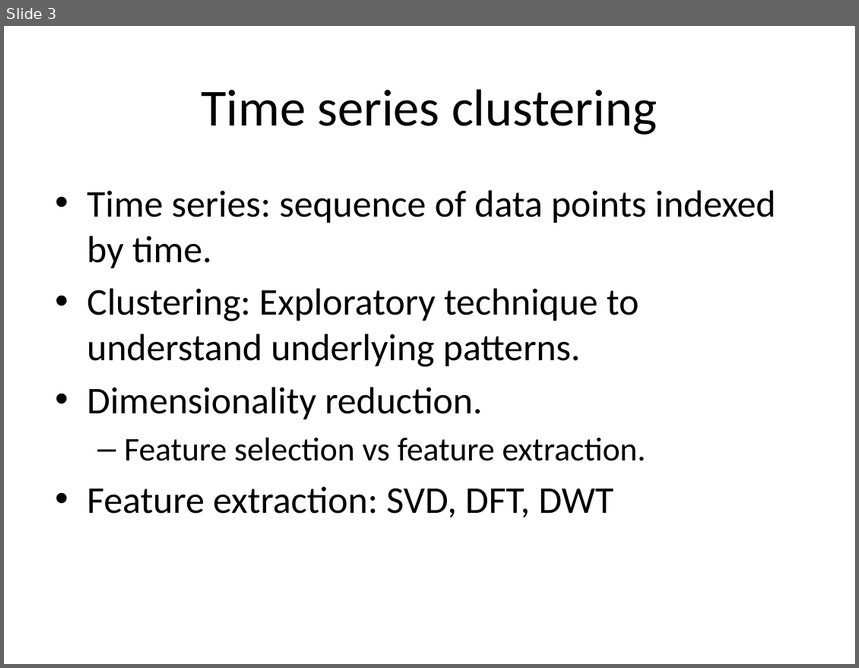
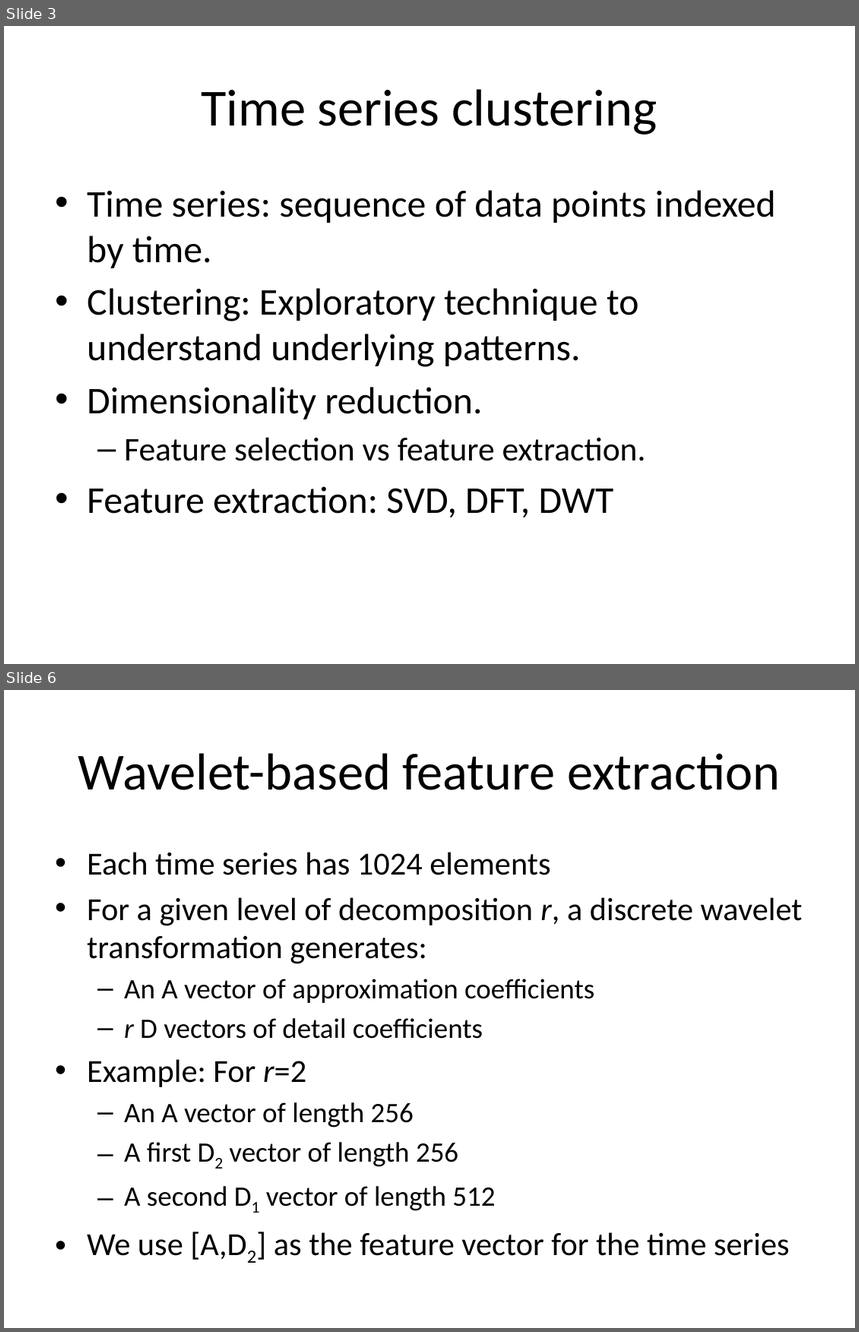
Before and after one commit to SsureyMoon/Ucsc-clustering, a slide deck: presentation/WaveletBasedClusteringOfTimeSeries.pptx. Shown one above the other, each under a label of ours: slide 3 before the commit, slides 3 and 6 after it; the slides between them are not shown. The pictures are 859x668 and 859x1332 pixels, drawn with LibreOffice and Linux fonts; fonts in the diff are those of the drawing. Boxes give left, top, right and bottom in pixels: in the first picture for what was removed or moved away, otherwise in the second. Text is boxed around its words. In the diff, an @@ line names an element or a change of style, - is before the commit and + after.

```diff
--- a/presentation/WaveletBasedClusteringOfTimeSeries.pptx
+++ b/presentation/WaveletBasedClusteringOfTimeSeries.pptx
@@ slide 6 added at [4, 690, 855, 1328], background #FFFFFF @@
@@ title added at [78, 753, 780, 790], 44 pt, text #000000 @@
+Wavelet-based feature extraction
@@ text added at [87, 852, 803, 1260], 27.2 pt, text #000000 @@
+• Each time series has 1024 elements
+• For a given level of decomposition r, a discrete wavelet transformation generates:
+  – An A vector of approximation coefficients
+  – r D vectors of detail coefficients
+• Example: For r=2
+  – An A vector of length 256
+  – A first D2 vector of length 256
+  – A second D1 vector of length 512
+• We use [A,D2] as the feature vector for the time series
```
Also in this commit, not shown: 1 slide changed, 4 other slides added, 4 other files.
